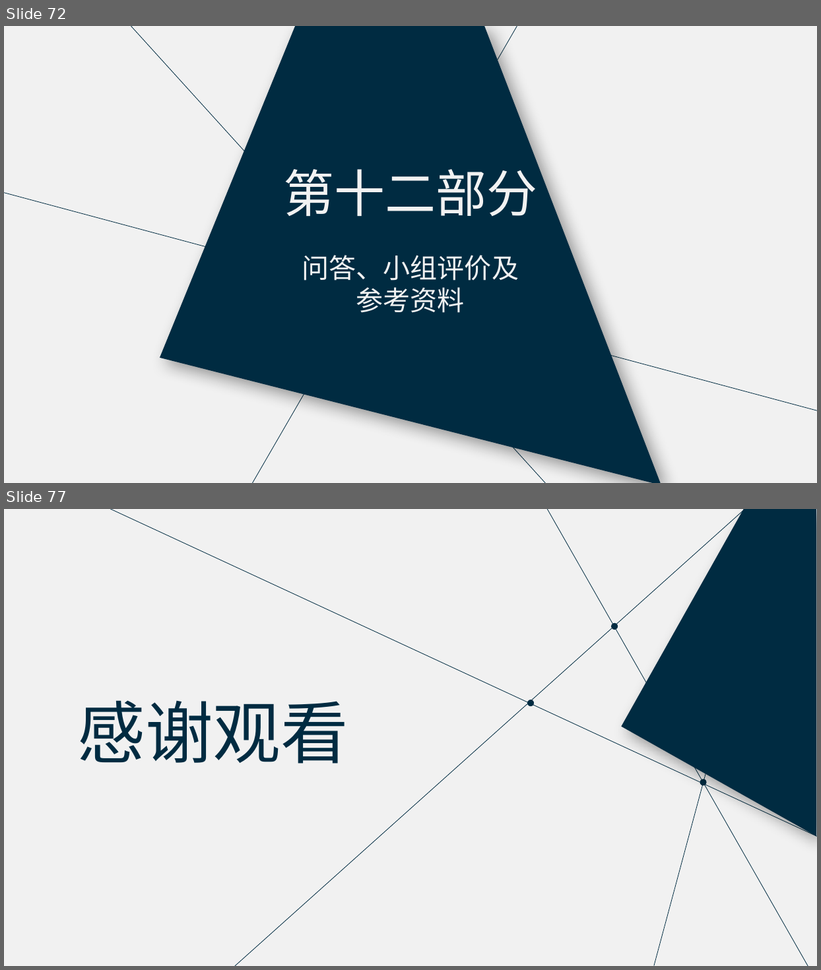
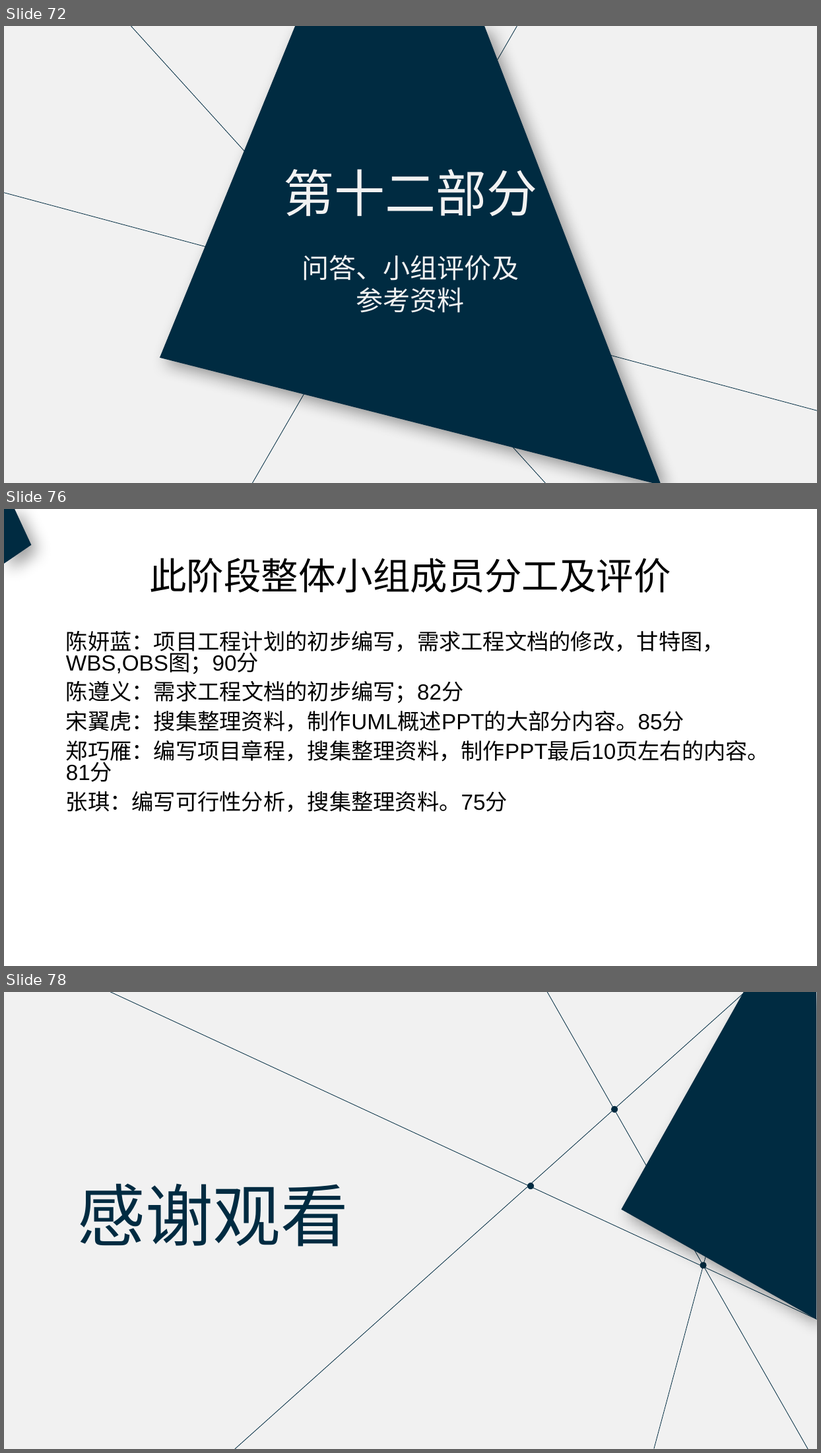
Before and after one commit to PRD2018-G18/PRD2018, a slide deck: 非受控文档/过程文档/UML概述/UML概述（新）.pptx. Shown one above the other, each under a label of ours: slides 72 and 77 before the commit, slides 72, 76 and 78 after it; the slides between them are not shown. The pictures are 821x970 and 821x1453 pixels, drawn with LibreOffice and Linux fonts; fonts in the diff are those of the drawing. Boxes give left, top, right and bottom in pixels: in the first picture for what was removed or moved away, otherwise in the second. Text is boxed around its words. In the diff, an @@ line names an element or a change of style, - is before the commit and + after.

Commit message:
按照老师要求修改PPT

```diff
--- a/非受控文档/过程文档/UML概述/UML概述（新）.pptx
+++ b/非受控文档/过程文档/UML概述/UML概述（新）.pptx
@@ slide 76 added at (4, 509, 817, 966), background #FFFFFF @@
@@ freeform shape added at (4, 509, 32, 564), fill #002B41 @@
@@ title added at (149, 558, 671, 593), 44 pt, text #000000 @@
+此阶段整体小组成员分工及评价
@@ text added at (66, 631, 770, 813), 25.9 pt, text #000000 @@
+陈妍蓝：项目工程计划的初步编写，需求工程文档的修改，甘特图，WBS,OBS图；90分
+陈遵义：需求工程文档的初步编写；82分
+宋翼虎：搜集整理资料，制作UML概述PPT的大部分内容。85分
+郑巧雁：编写项目章程，搜集整理资料，制作PPT最后10页左右的内容。81分
+张琪：编写可行性分析，搜集整理资料。75分
@@ what was slide 77 is now slide 78 @@
```
Also in this commit, not shown: 6 slides changed.
